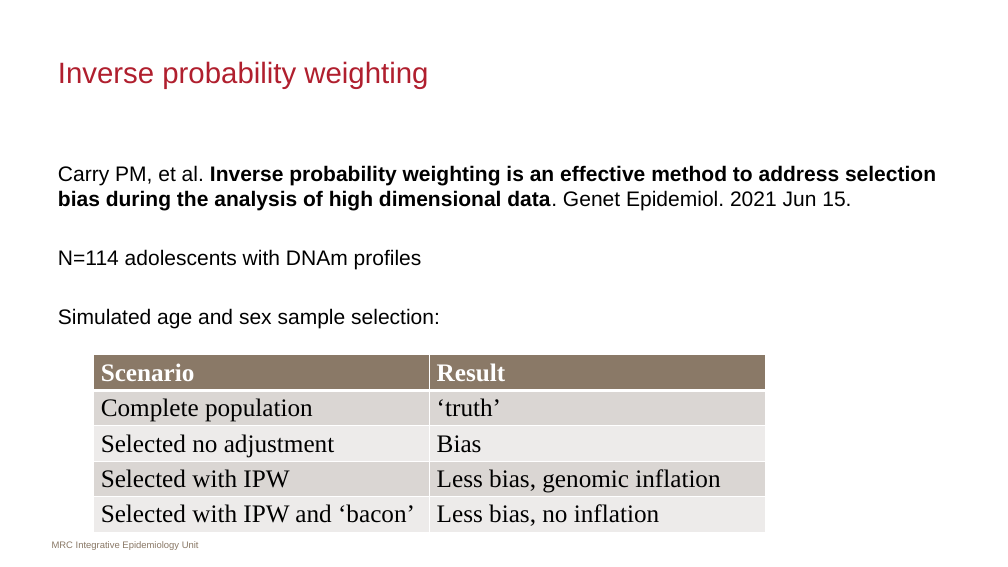
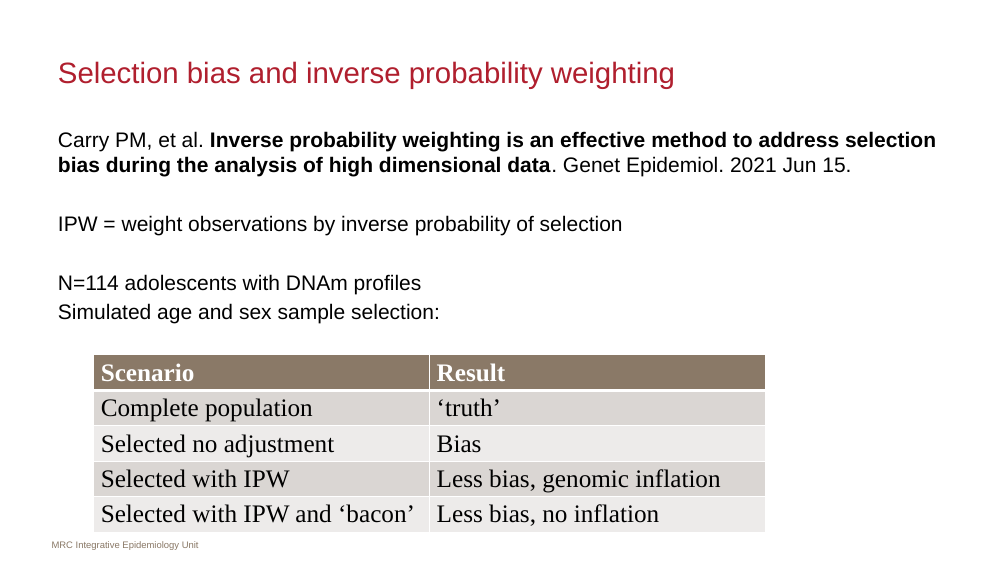
Before and after one commit to MRCIEU/epigenetics-journal-club, a slide deck: slide 7 of docs/presentations/20210628/slides.pptx. Drawn at 1008x567 pixels with LibreOffice and Linux fonts; fonts in the diff are those of the drawing. Boxes give left, top, right and bottom in pixels: in the first picture for what was removed or moved away, otherwise in the second. Text is boxed around its words. In the diff, an @@ line names an element or a change of style, - is before the commit and + after.

```diff
--- a/docs/presentations/20210628/slides.pptx
+++ b/docs/presentations/20210628/slides.pptx
@@ title at <box>58,61,675,89</box>: text changed @@
-Inverse probability weighting
+Selection bias and inverse probability weighting
@@ text "Carry PM, et al. Inverse ...": place and size @@
-text "Carry PM, et al. Inverse ..." at <box>58,165,936,328</box>
+text "Carry PM, et al. Inverse ..." at <box>58,131,936,324</box>
@@ text at <box>58,215,623,236</box>: paragraph added @@
+IPW = weight observations by inverse probability of selection
```
Also in this commit, not shown: 3 other slides changed.
